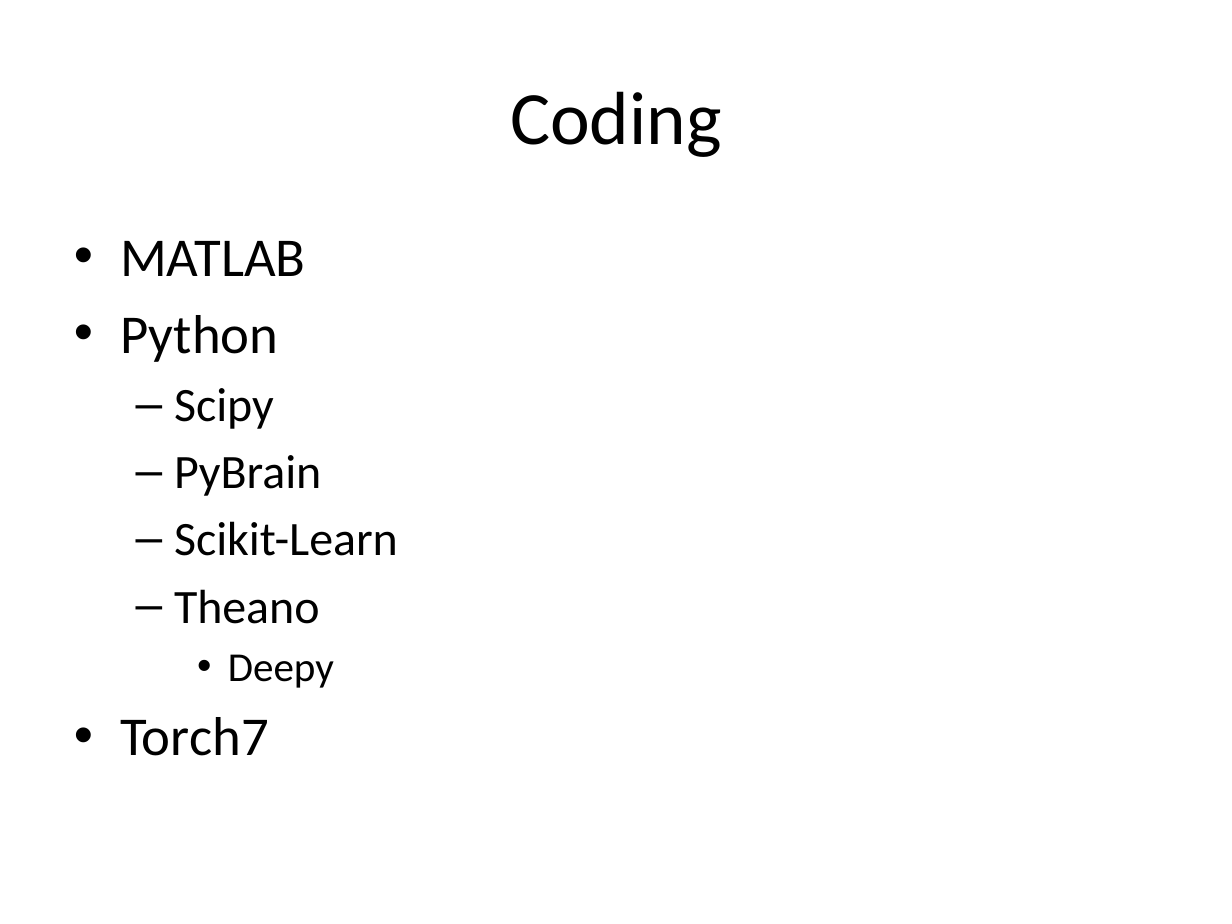
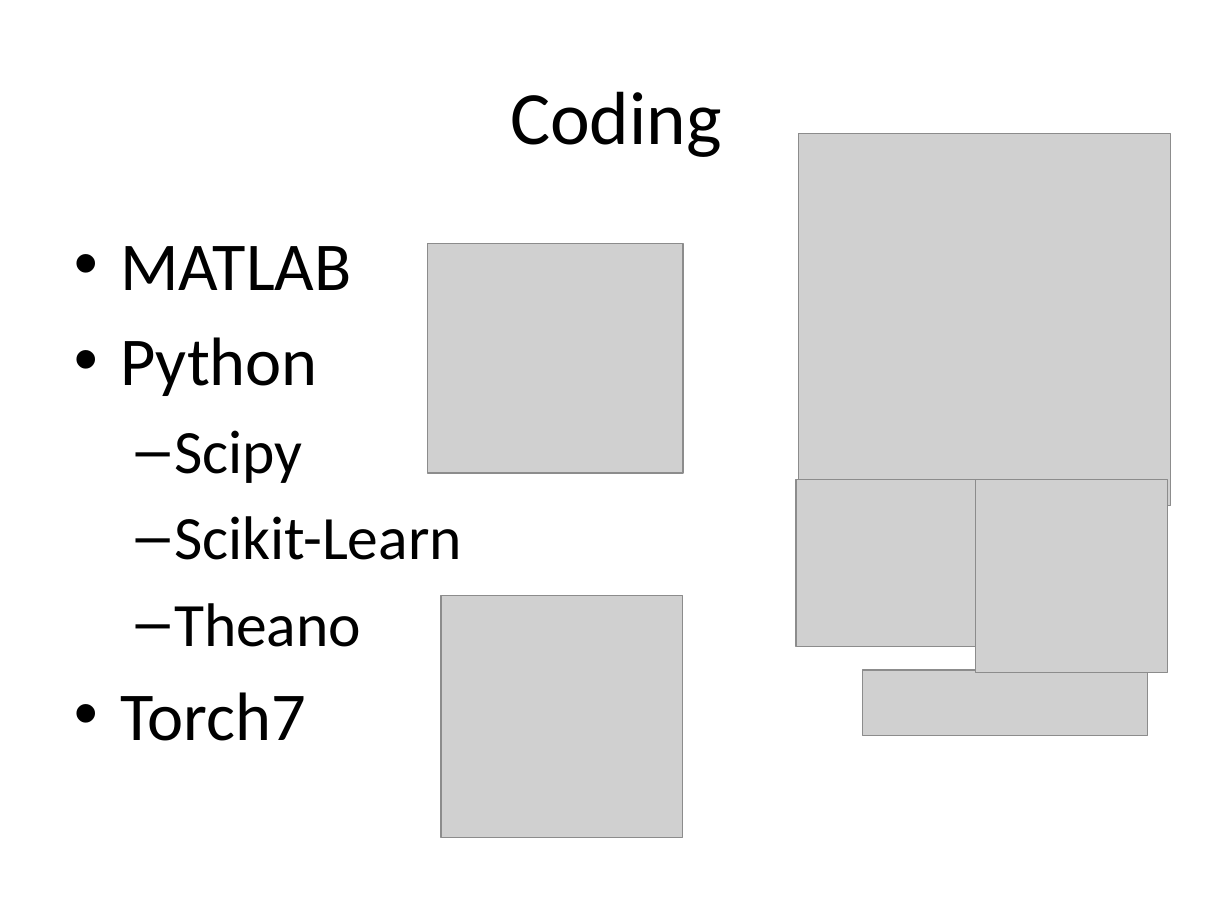
Before and after one commit to dlacombejr/MPCR_demo, a slide deck: slide 30 of aNN_presentation.pptx (slide 21 before the commit). Drawn at 1232x924 pixels with LibreOffice and Linux fonts; fonts in the diff are those of the drawing; grey boxes stand for pictures. Boxes give left, top, right and bottom in pixels: in the first picture for what was removed or moved away, otherwise in the second. Text is boxed around its words. In the diff, an @@ line names an element or a change of style, - is before the commit and + after.

```diff
--- a/aNN_presentation.pptx
+++ b/aNN_presentation.pptx
@@ picture added at (x1=798, y1=134, x2=1170, y2=506) @@
@@ text "MATLAB" at (x1=120, y1=246, x2=462, y2=741): size 32 to 40 pt in "MATLAB", "Python", "Torch7"; size 28 to 36 pt in "Scipy", "Scikit-Learn", "Theano"; more space between paragraphs @@
@@ picture added at (x1=428, y1=244, x2=683, y2=473) @@
@@ text at (x1=174, y1=455, x2=321, y2=496): paragraph removed @@
-  – PyBrain
@@ picture added at (x1=796, y1=479, x2=976, y2=647) @@
@@ picture added at (x1=976, y1=479, x2=1168, y2=671) @@
@@ picture added at (x1=441, y1=595, x2=683, y2=837) @@
@@ text at (x1=228, y1=654, x2=334, y2=688): paragraph removed @@
-    • Deepy
@@ picture added at (x1=862, y1=670, x2=1148, y2=736) @@
```
Also in this commit, not shown: 12 other slides changed, 9 slides added, 3 other files.
